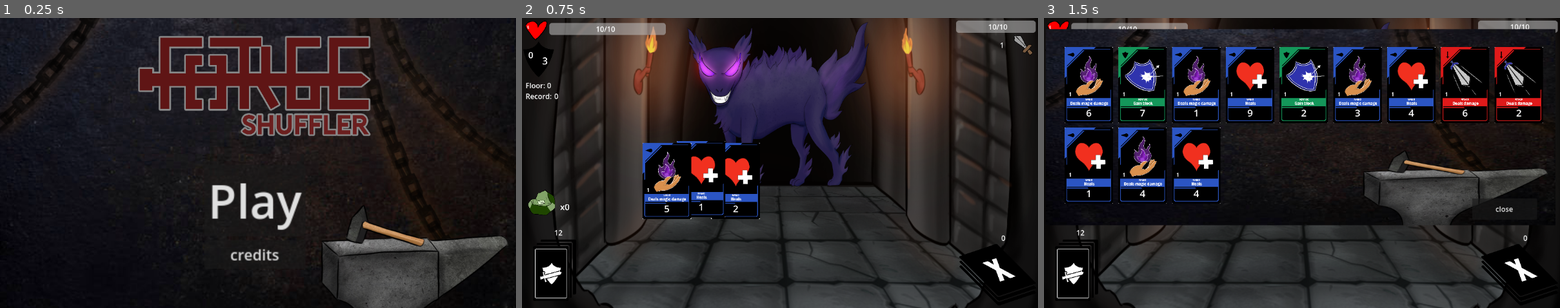
Above: before the commit, frames 1-3 (left to right).
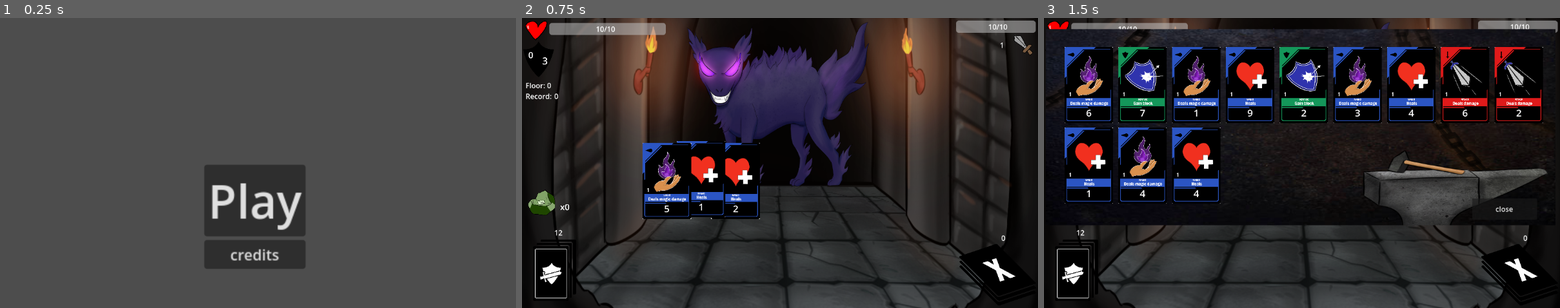
Above: after the commit, the same moments.

Repository: Where-is-my-input/Forge-Shuffler
Game: Godot game, scene res://Scenes/main_menu.tscn
The game is run twice, just before and just after one commit, with the same random seed, the same clock (stepped at 60 frames per second) and the same inputs. The engine's default icon, where the game draws it, is replaced by a stand-in: a white triangle on a blue panel in a dark square. Sound files missing from this copy of the repository are replaced by a short silence.
Inputs (mouse positions are in pixels of both pictures, inside the frame that each line leads up to):
- Up to frame 1 (0.25 s): no input
- Up to frame 2 (0.75 s): click "Play" at 0.5 s
- Up to frame 3 (1.5 s): click (1074, 270) at 1.25 s

The runs differ from the first frame. In frame 1, 90% of the frame differs, in the area x 0-100%, y 0-100%; in frame 2, nothing differs; in frame 3, nothing differs.

Commit message:
enemy attack anim

Diff:
--- a/Scenes/main_menu.tscn
+++ b/Scenes/main_menu.tscn
@@ -1,8 +1,6 @@
-[gd_scene load_steps=4 format=3 uid="uid://bkr0ble80lq03"]
+[gd_scene load_steps=2 format=3 uid="uid://bkr0ble80lq03"]
 
 [ext_resource type="Script" path="res://MainMenu.gd" id="1_6kk35"]
-[ext_resource type="Texture2D" uid="uid://cs3qxuxdvajoo" path="res://Art/logo2.png" id="2_mylvq"]
-[ext_resource type="Texture2D" uid="uid://cta0lh5p13852" path="res://Art/forge.png" id="3_qwkxs"]
 
 [node name="MainMenu" type="Control"]
 layout_mode = 3
@@ -42,12 +40,10 @@
 [node name="sprLogo" type="Sprite2D" parent="."]
 position = Vector2(568, 152)
 scale = Vector2(0.205097, 0.205097)
-texture = ExtResource("2_mylvq")
 
 [node name="sprBackground" type="Sprite2D" parent="."]
 z_index = -50
 position = Vector2(576, 328)
-texture = ExtResource("3_qwkxs")
 
 [connection signal="pressed" from="VBoxContainer/btnPlay" to="." method="_on_btn_play_pressed"]
 [connection signal="pressed" from="VBoxContainer/btnCredits" to="." method="_on_btn_credits_pressed"]
